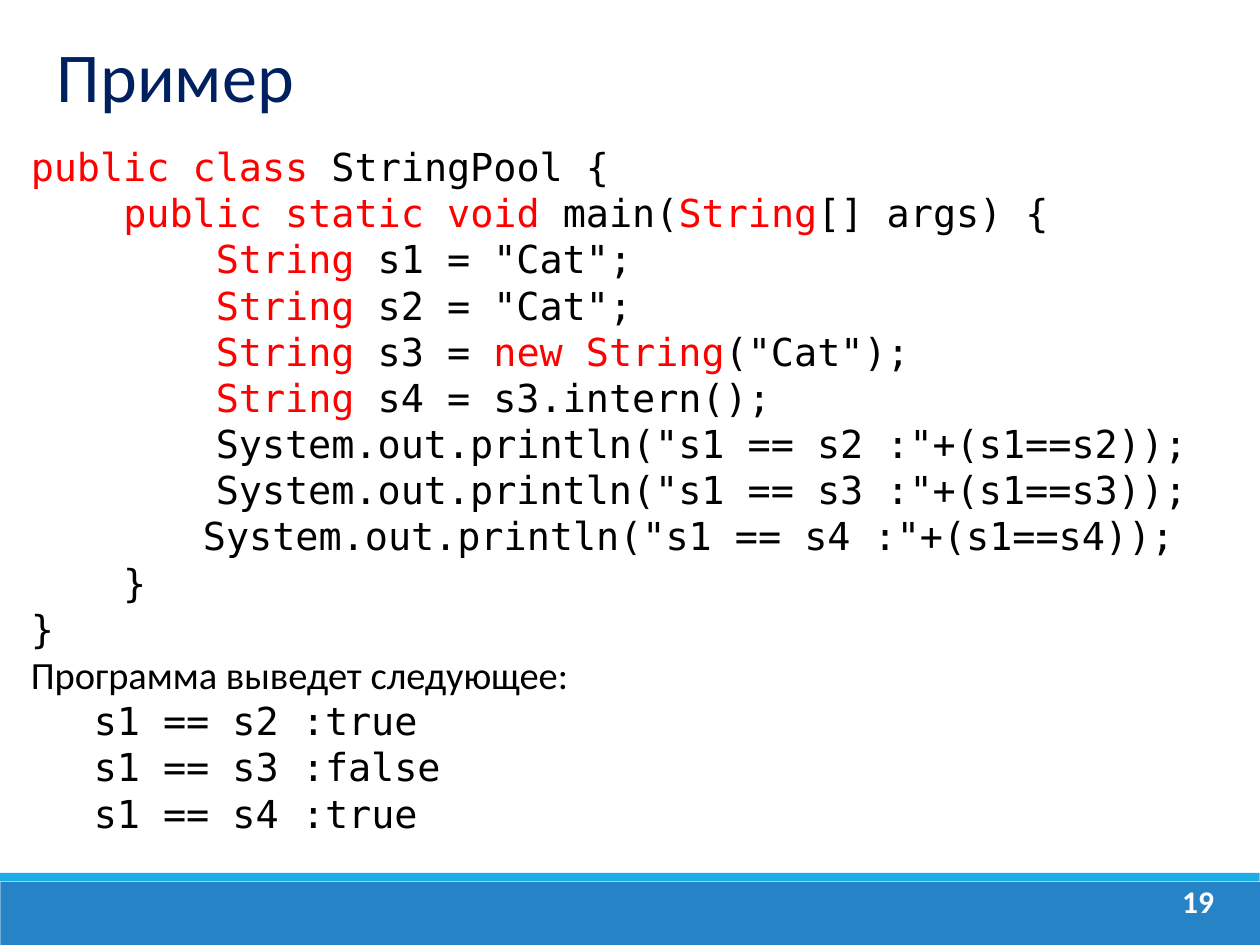
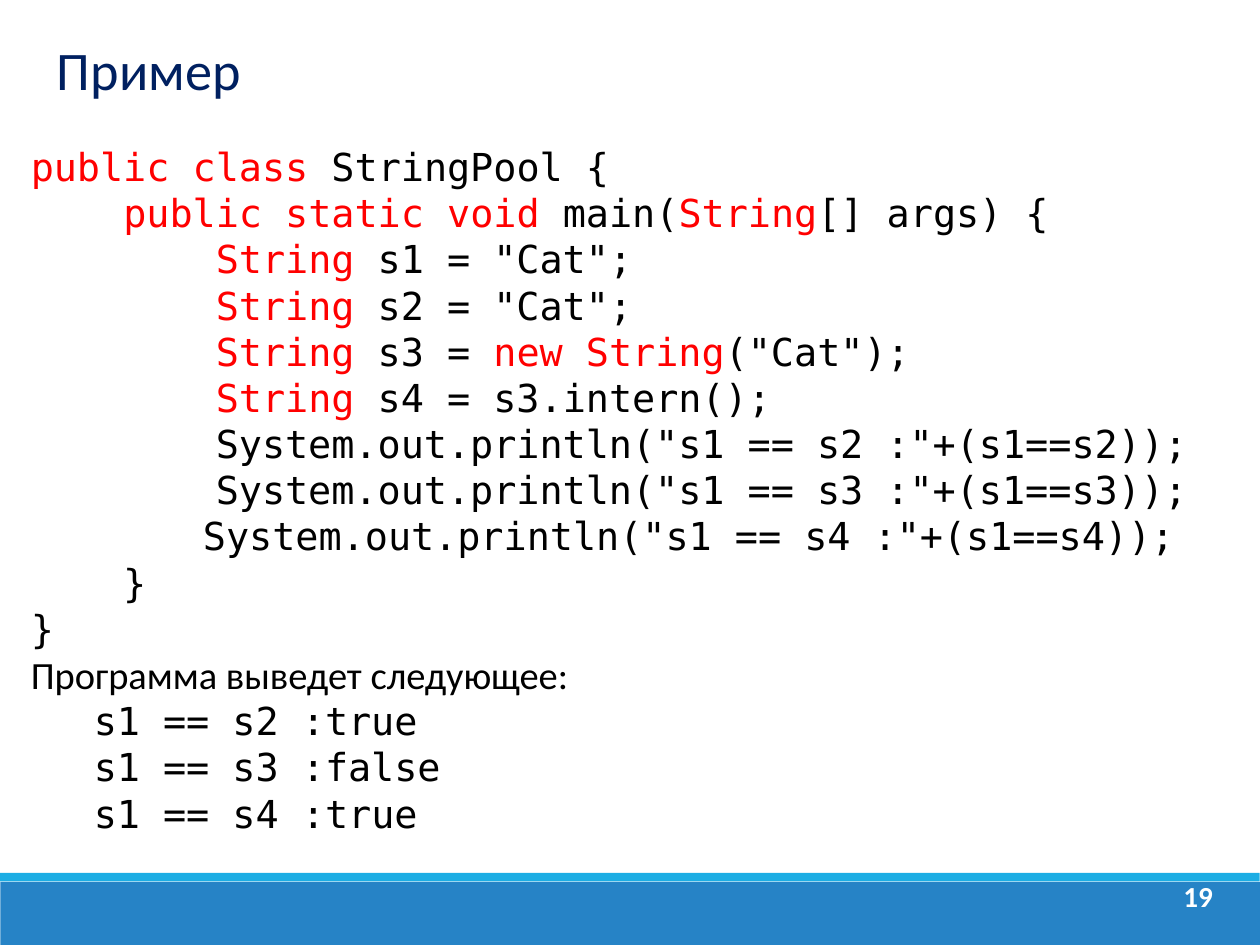
Before and after one commit to dmitry-academy/academy_old, a slide deck: slide 19 of academy/resources/presentations/Java Lection 5. Пакеты.Math.String.ppt. Drawn at 1260x945 pixels with LibreOffice and Linux fonts; fonts in the diff are those of the drawing; background and template pictures are left out. Boxes give left, top, right and bottom in pixels: in the first picture for what was removed or moved away, otherwise in the second. Text is boxed around its words. In the diff, an @@ line names an element or a change of style, - is before the commit and + after.

```diff
--- a/academy/resources/presentations/Java Lection 5. Пакеты.Math.String.ppt
+++ b/academy/resources/presentations/Java Lection 5. Пакеты.Math.String.ppt
@@ text "Пример" at [57,55,241,99]: size 40 to 31 pt; line spacing 1 to 0.8 @@
@@ page number at [1183,888,1212,907]: size 18 to 16.6 pt; line spacing 1 to 0.9 @@
```
Also in this commit, not shown: 23 other slides changed, 24 other files.
